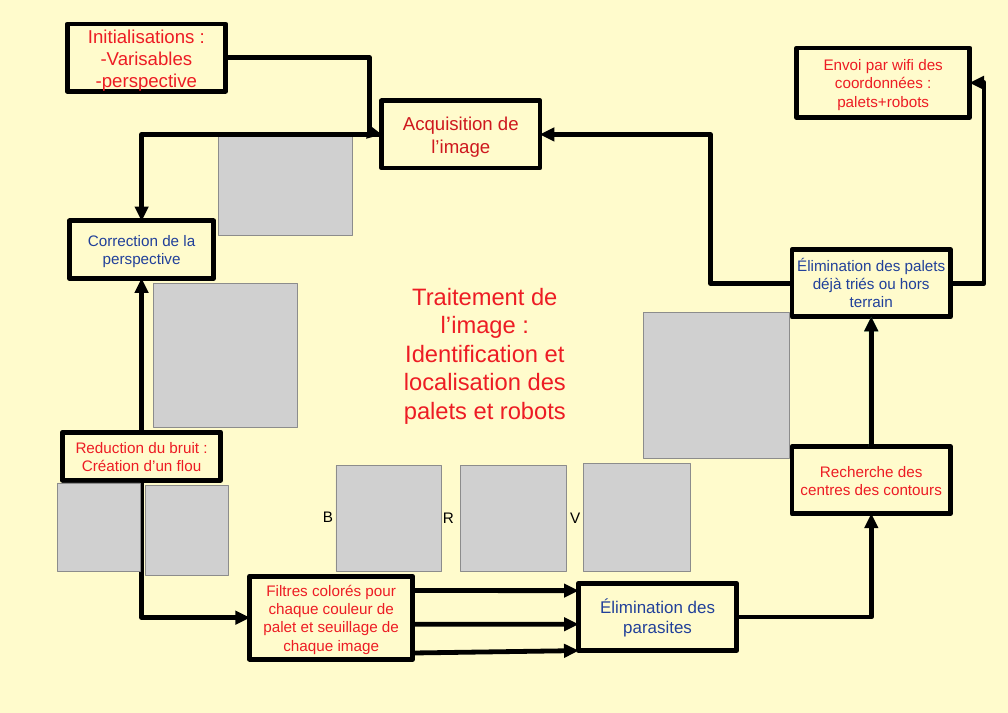
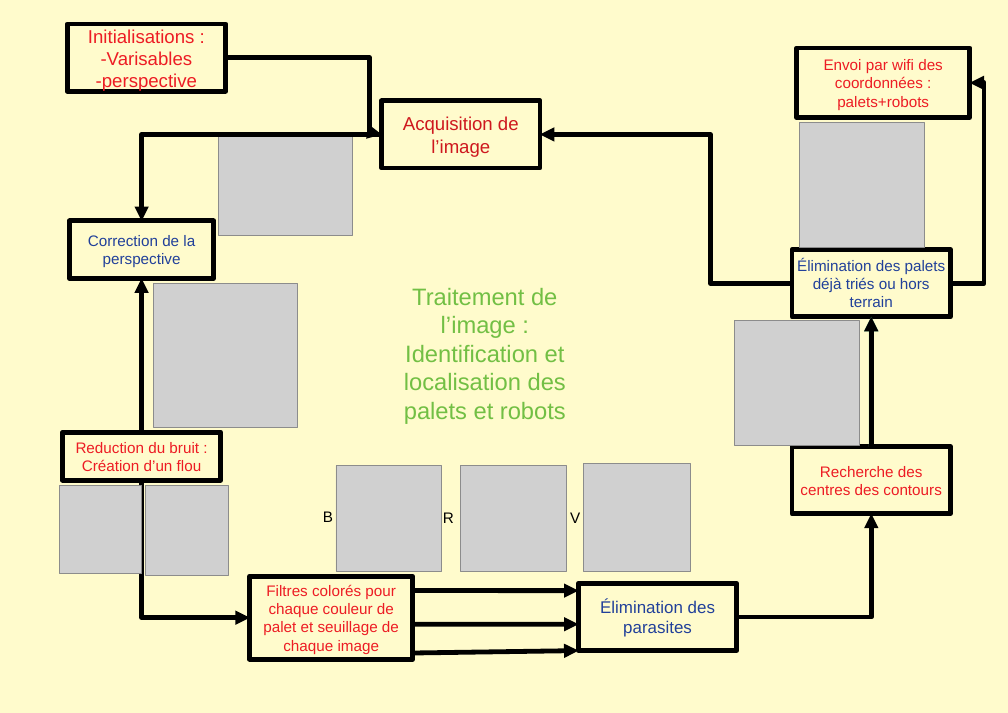
Before and after one commit to loic-broyer/Projet1A-2019-Phelma, a slide deck: slide 1 of poster_main.odp. Drawn at 1008x713 pixels with LibreOffice and Linux fonts; fonts in the diff are those of the drawing; grey boxes stand for pictures. Boxes give left, top, right and bottom in pixels: in the first picture for what was removed or moved away, otherwise in the second. Text is boxed around its words. In the diff, an @@ line names an element or a change of style, - is before the commit and + after.

```diff
--- a/poster_main.odp
+++ b/poster_main.odp
@@ picture: place and size @@
-picture at [643,312,789,458]
+picture at [799,123,924,248]
@@ text "Traitement de l’image :" at [404,288,566,424]: text colour #ED1C24 to #72BF44 @@
@@ picture added at [735,321,860,446] @@
```
